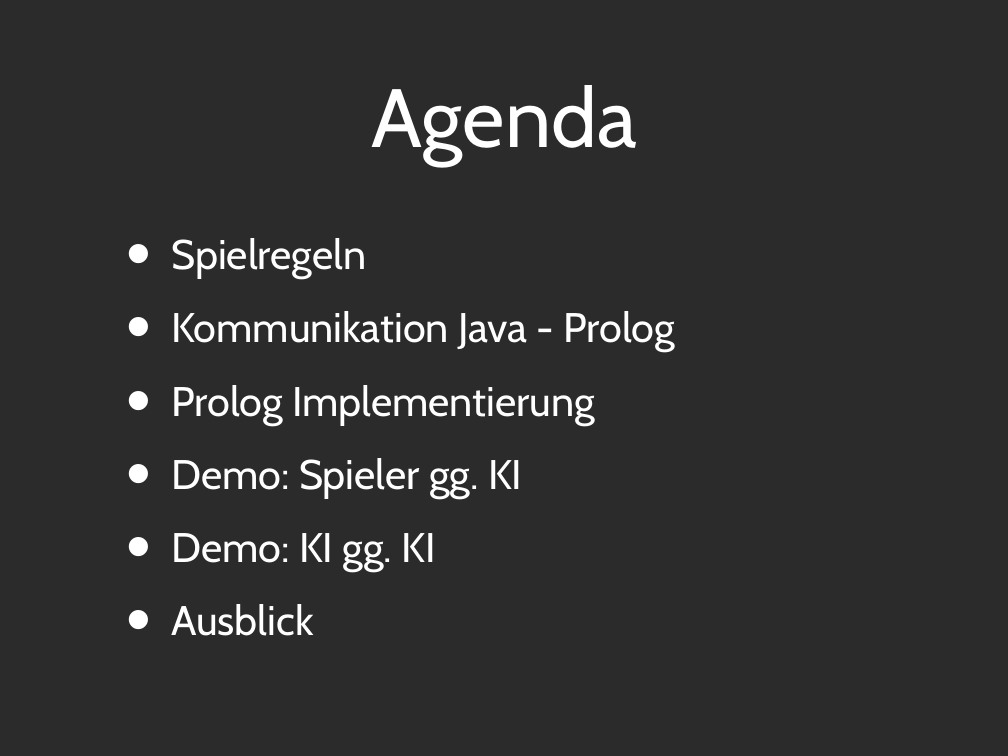
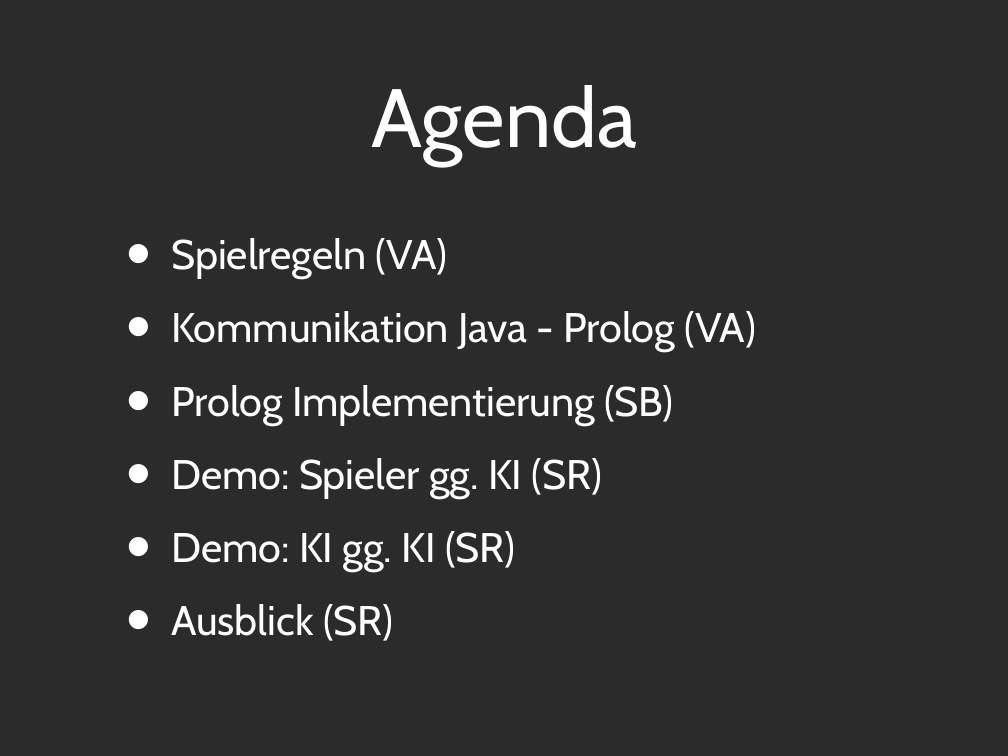
Before and after one commit to Tsopic/ai-battleship, a slide deck: slide 2 of Präsentation/Presentation_PPT.ppt. Drawn at 1008x756 pixels with LibreOffice and Linux fonts; fonts in the diff are those of the drawing; background and template pictures are left out; a plain dark background stands for a picture behind light text. Boxes give left, top, right and bottom in pixels: in the first picture for what was removed or moved away, otherwise in the second. Text is boxed around its words. In the diff, an @@ line names an element or a change of style, - is before the commit and + after.

Commit message:
Sibilles Gliederung um meine Gedanken erweitert, und Agendapunkte an Personen z. Präsentation zugeordnet

```diff
--- a/Präsentation/Presentation_PPT.ppt
+++ b/Präsentation/Presentation_PPT.ppt
@@ text at bbox=[171, 238, 757, 641]: text changed @@
-• Spielregeln
-• Kommunikation Java - Prolog
-• Prolog Implementierung
-• Demo: Spieler gg. KI
-• Demo: KI gg. KI
-• Ausblick
+• Spielregeln (VA)
+• Kommunikation Java - Prolog (VA)
+• Prolog Implementierung (SB)
+• Demo: Spieler gg. KI (SR)
+• Demo: KI gg. KI (SR)
+• Ausblick (SR)
```
Also in this commit, not shown: 1 other slide changed, 1 slide added, 2 other files.
